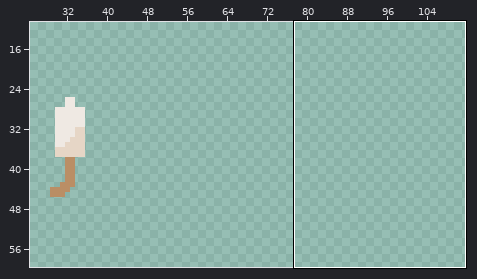
Two versions of one pixel-art file, static/assets/mouse.aseprite. The first picture is a wide view before the edit; the outline marks the close-up.
Close-up. Before:
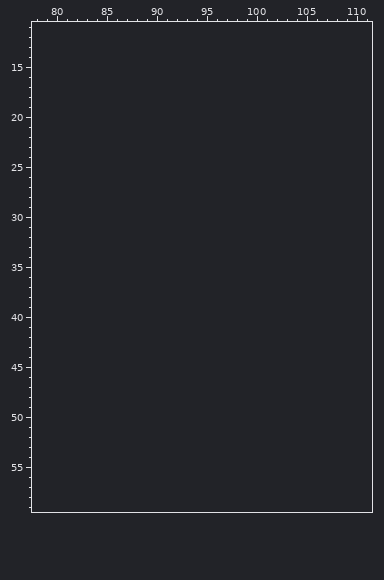
64x64 pixels, 1 frame. Shown: x 78..111, y 11..59. The old version is drawn lined up with the new one, on the new canvas. The wide view leaves out empty margins.
The same view after the edit:
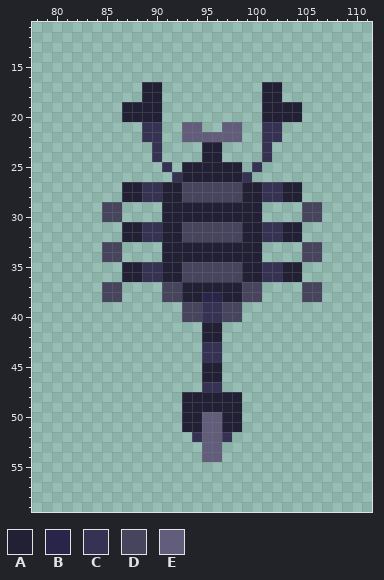
Palette (. is transparent): A #222034  B #29254a  C #363253  D #47445d  E #615d7b
The exact change:
canvas 64x64 -> 128x64
The edit adds colour A in rows 17 to 18 at x 89 to 90 and 101 to 102; in rows 19 to 20 at x 87 to 90 and 101 to 104; in rows 23 to 24 at x 95 to 96; in rows 25 to 26 at x 93 to 98; in rows 27 to 28 at x 87 to 88, 91 to 92, 99 to 100 and 103 to 104; in rows 29 to 30 at x 91 to 100.
The edit adds colour A in rows 31 to 32 at x 87 to 88, 91 to 92, 99 to 100 and 103 to 104; in rows 33 to 34 at x 91 to 100; in rows 35 to 36 at x 87 to 88, 91 to 92, 99 to 100 and 103 to 104; in row 37 at x 93 to 98; in row 38 at x 93 to 94 and 97 to 98; in rows 41 to 42 at x 95 to 96.
The edit adds colour A in rows 45 to 46 at x 95 to 96; in rows 48 to 49 at x 93 to 98; in rows 50 to 51 at x 93 to 94 and 97 to 98.
The edit adds colour B in row 38 at x 95 to 96.
The edit adds colour C in rows 21 to 22 at x 89 to 90 and 101 to 102; in rows 23 to 24 at x 90 and 101; in row 25 at x 91 and 100; in row 26 at x 92 and 99; in rows 27 to 28 at x 89 to 90 and 101 to 102; in rows 31 to 32 at x 89 to 90 and 101 to 102.
The edit adds colour C in rows 35 to 36 at x 89 to 90 and 101 to 102; in rows 39 to 40 at x 95 to 96; in rows 43 to 44 at x 95 to 96; in row 47 at x 95 to 96; in row 52 at x 94 and 97.
The edit adds colour D in rows 27 to 28 at x 93 to 98; in rows 29 to 30 at x 85 to 86 and 105 to 106; in rows 31 to 32 at x 93 to 98; in rows 33 to 34 at x 85 to 86 and 105 to 106; in rows 35 to 36 at x 93 to 98; in rows 37 to 38 at x 85 to 86, 91 to 92, 99 to 100 and 105 to 106.
The edit adds colour D in rows 39 to 40 at x 93 to 94 and 97 to 98.
The edit adds colour E in row 21 at x 93 to 94 and 97 to 98; in row 22 at x 93 to 98; in rows 50 to 54 at x 95 to 96.
Where, in picture pixels (left, top, right, bottom), the same in both close-ups:
added: (102, 82, 322, 462)
